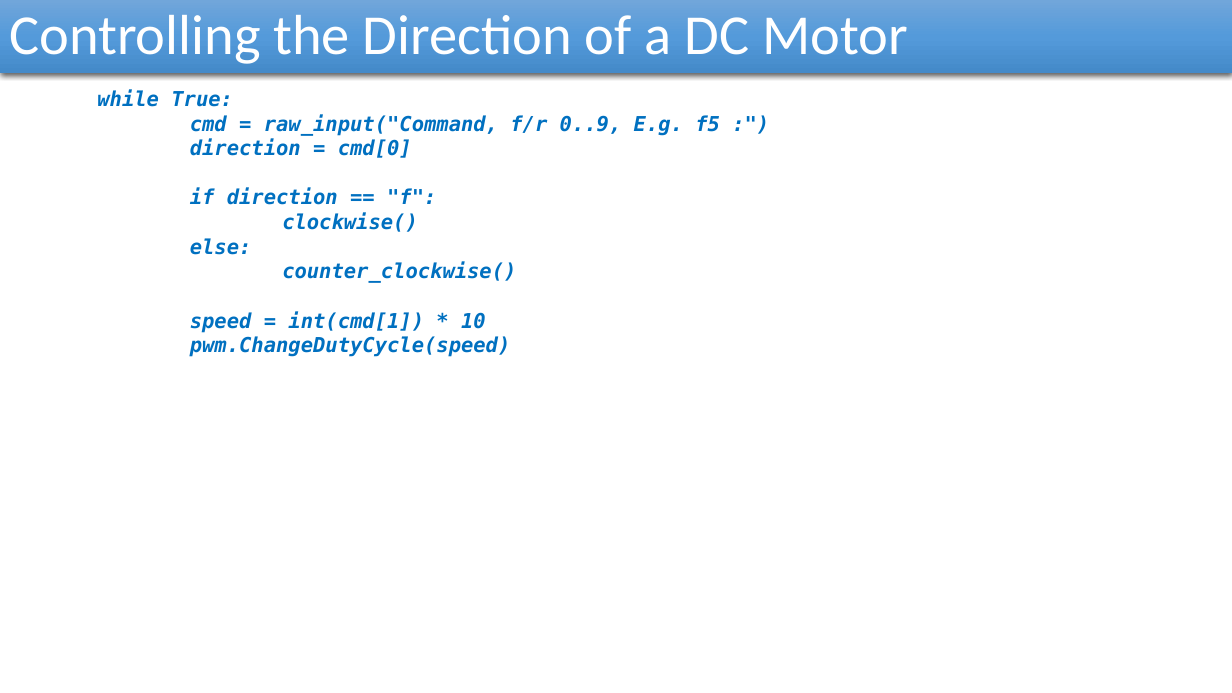
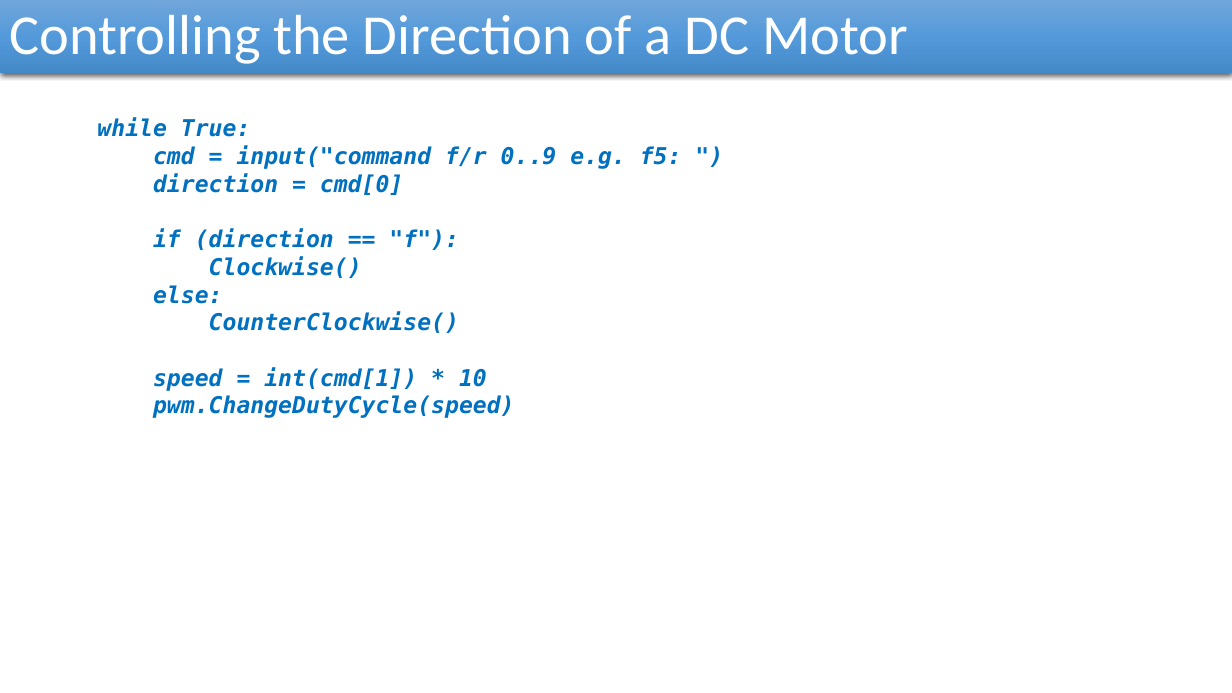
Before and after one commit to reza-arjmandi/rpi-course, a slide deck: slide 27 of session3/presentation/Raspberry_pi_Controlling_Hardware.pptx (slide 26 before the commit). Drawn at 1232x693 pixels with LibreOffice and Linux fonts; fonts in the diff are those of the drawing. Boxes give left, top, right and bottom in pixels: in the first picture for what was removed or moved away, otherwise in the second. Text is boxed around its words. In the diff, an @@ line names an element or a change of style, - is before the commit and + after.

```diff
--- a/session3/presentation/Raspberry_pi_Controlling_Hardware.pptx
+++ b/session3/presentation/Raspberry_pi_Controlling_Hardware.pptx
@@ text at (x1=97, y1=117, x2=515, y2=418): size 16 to 18 pt in "while True:", "direction = cmd[0]", "else:", "speed = int(cmd[1]) * 10" and 1 more places @@
@@ text at (x1=153, y1=145, x2=682, y2=169): text changed; size 16 to 18 pt @@
-  cmd = raw_input("Command, f/r 0..9, E.g. f5 :")
+  cmd = input("command f/r 0..9 e.g. f5: ")
@@ text at (x1=153, y1=228, x2=459, y2=278): text changed; size 16 to 18 pt @@
-  if direction == "f":
-  clockwise()
+  if (direction == "f"):
+  Clockwise()
@@ text at (x1=209, y1=311, x2=459, y2=333): text changed; size 16 to 18 pt @@
-  counter_clockwise()
+  CounterClockwise()
```
Also in this commit, not shown: 5 other slides changed, 1 slide added.
